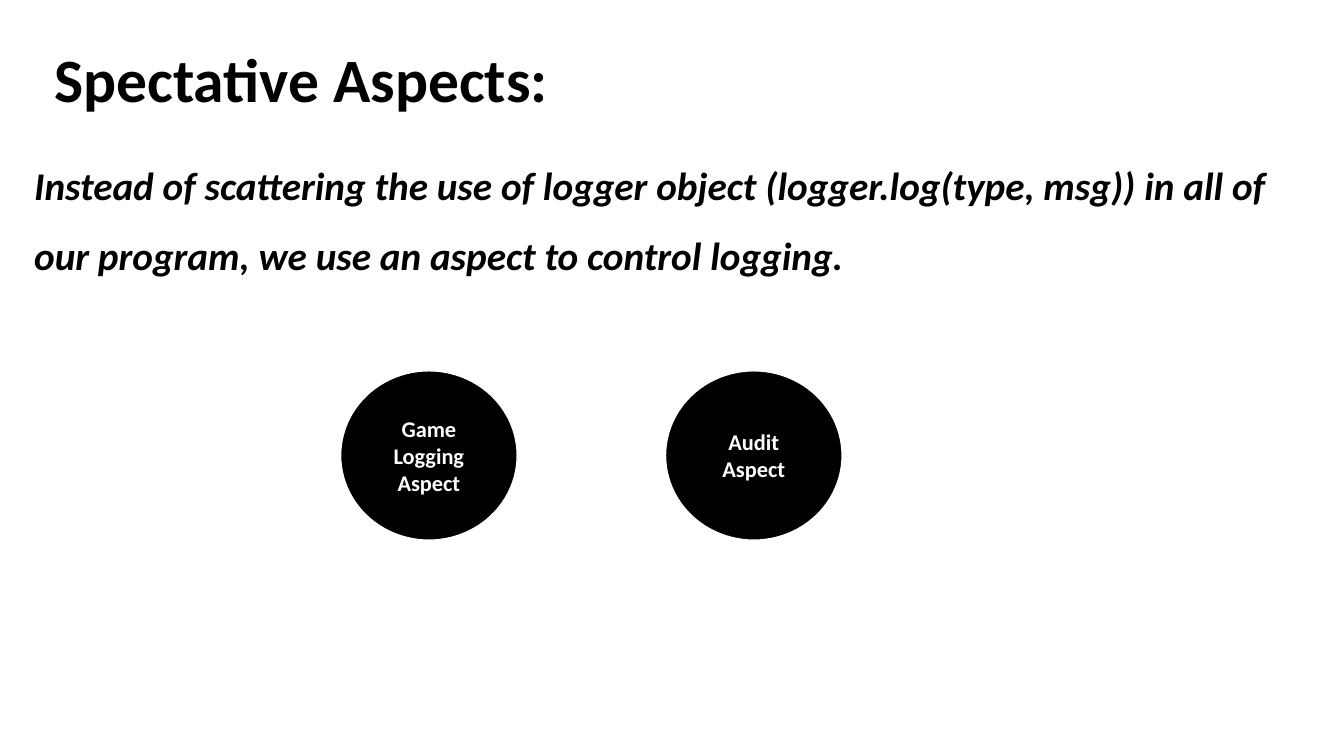
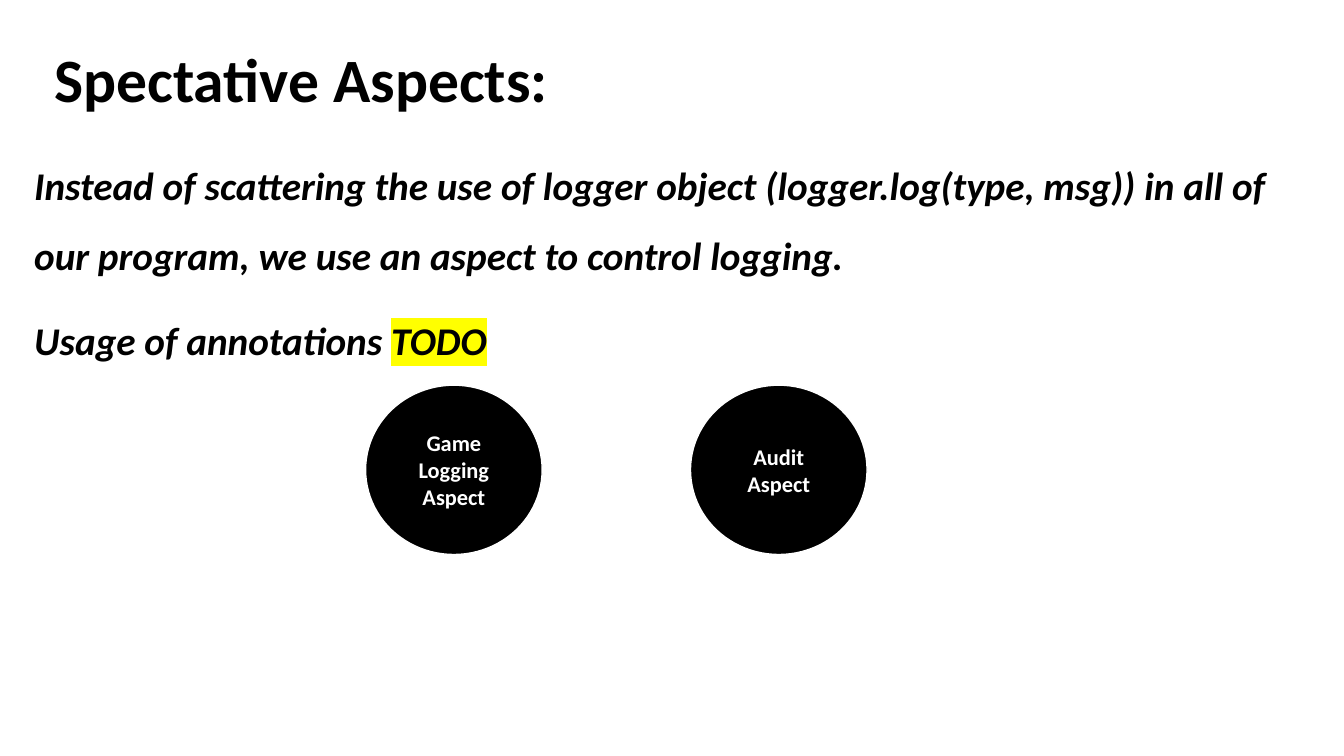
Before and after one commit to akotek/AOP, a slide deck: slide 8 of src/Final Project Presentation.pptx. Drawn at 1344x756 pixels with LibreOffice and Linux fonts; fonts in the diff are those of the drawing. Boxes give left, top, right and bottom in pixels: in the first picture for what was removed or moved away, otherwise in the second. Text is boxed around its words. In the diff, an @@ line names an element or a change of style, - is before the commit and + after.

```diff
--- a/src/Final Project Presentation.pptx
+++ b/src/Final Project Presentation.pptx
@@ text at <box>34,327,487,362</box>: paragraph added @@
+Usage of annotations TODO
@@ ellipse "Game Logging": place and size @@
-ellipse "Game Logging" at <box>341,371,517,540</box>
+ellipse "Game Logging" at <box>366,385,542,555</box>
@@ ellipse "Audit": place and size @@
-ellipse "Audit" at <box>665,371,842,540</box>
+ellipse "Audit" at <box>691,385,867,555</box>
```
Also in this commit, not shown: 4 other slides changed, 4 slides added, 1 other file.
